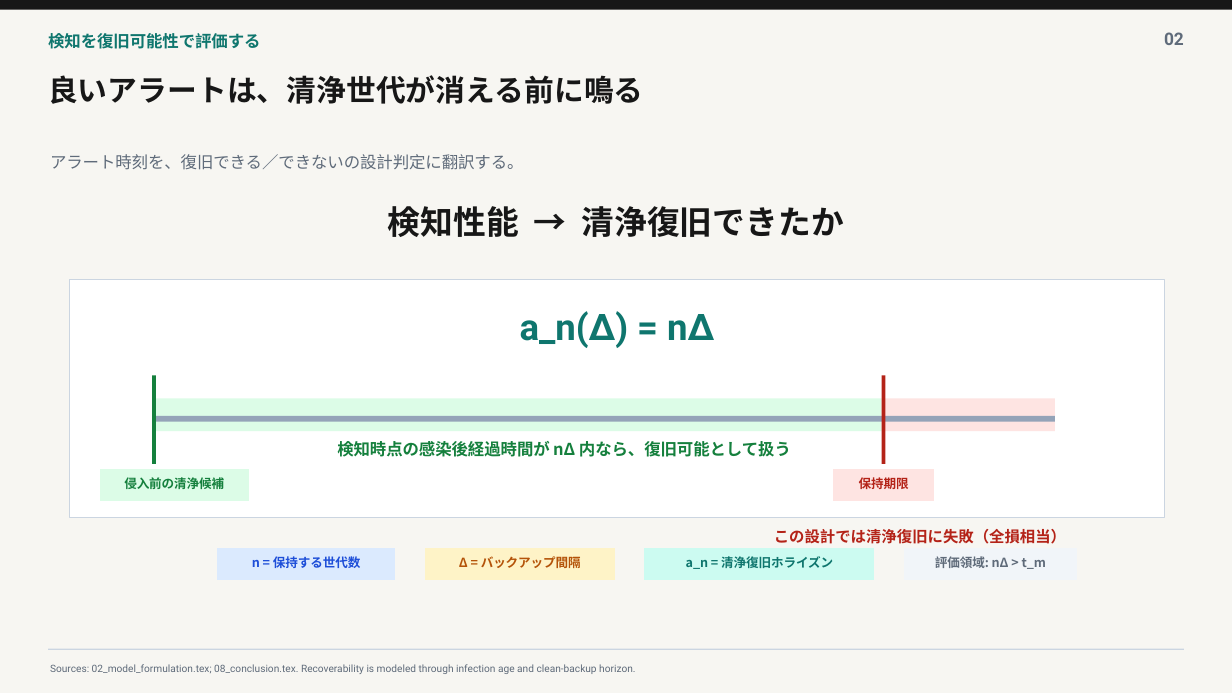
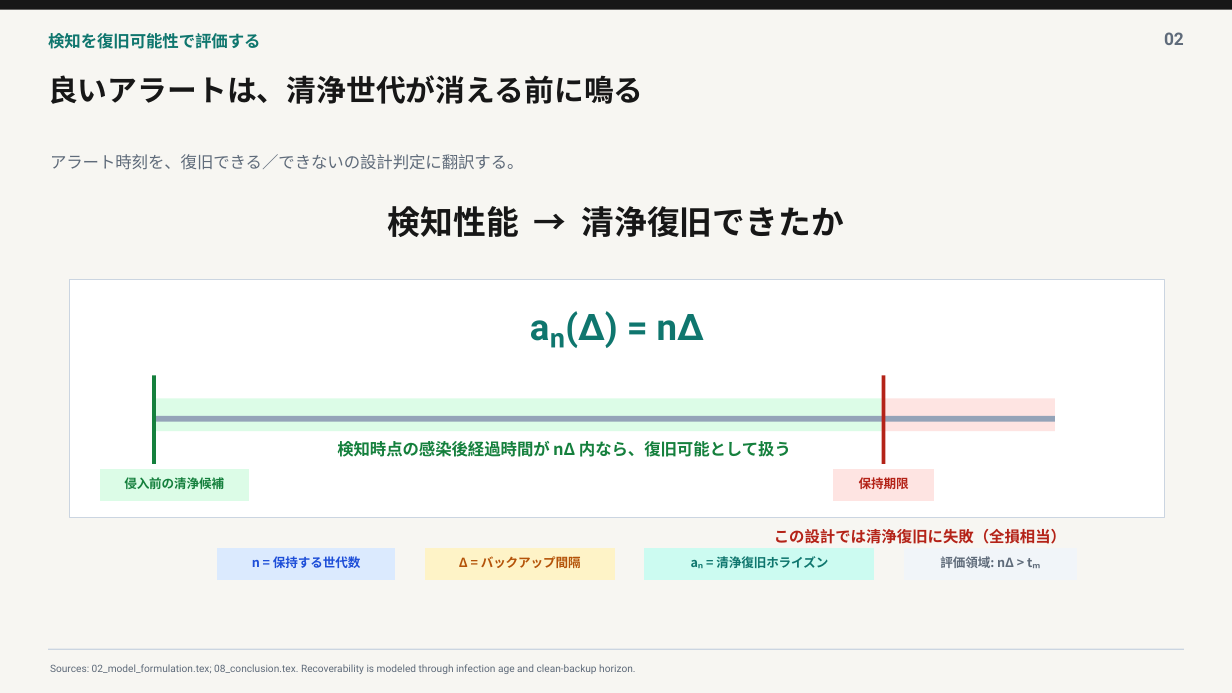
Before and after one commit to t0m0h1r0/research-backup, a slide deck: slide 2 of paper/presentations/heavy_tail_backup_intro/heavy_tail_backup_intro.pptx. Drawn at 1232x693 pixels with LibreOffice and Linux fonts; fonts in the diff are those of the drawing. Boxes give left, top, right and bottom in pixels: in the first picture for what was removed or moved away, otherwise in the second. Text is boxed around its words. In the diff, an @@ line names an element or a change of style, - is before the commit and + after.

```diff
--- a/paper/presentations/heavy_tail_backup_intro/heavy_tail_backup_intro.pptx
+++ b/paper/presentations/heavy_tail_backup_intro/heavy_tail_backup_intro.pptx
@@ text at <box>530,311,704,348</box>: text changed @@
-a_n(Δ) = nΔ
+aₙ(Δ) = nΔ
@@ text at <box>716,556,828,568</box>: text changed @@
-a_n = 清浄復旧ホライズン
+aₙ = 清浄復旧ホライズン
@@ text at <box>940,556,1040,568</box>: text changed @@
-評価領域: nΔ > t_m
+評価領域: nΔ > tₘ
```
Also in this commit, not shown: 3 other slides changed, 3 other files.
